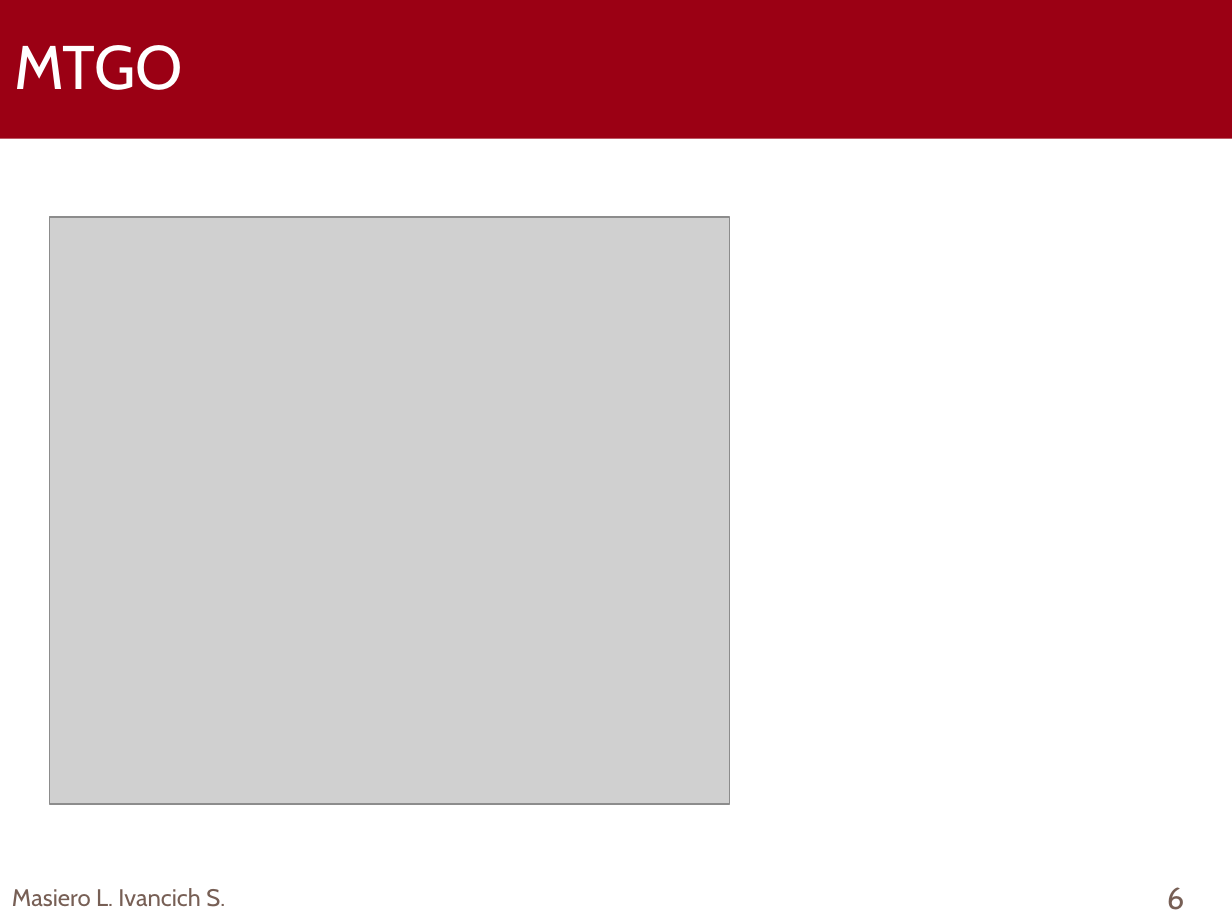
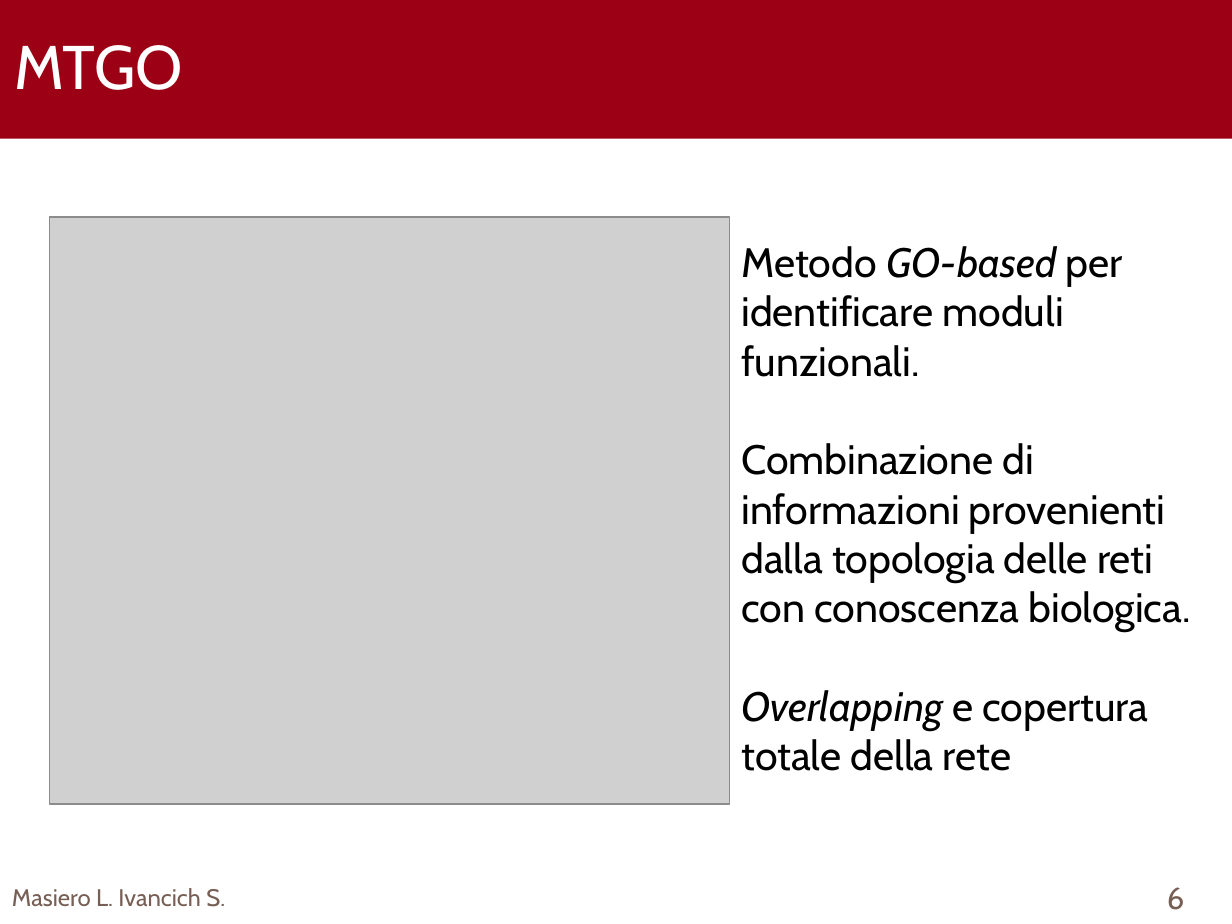
Before and after one commit to TyllanDrake/NetworkAlignment, a slide deck: slide 6 of Presentation/Presentation.pptx. Drawn at 1232x924 pixels with LibreOffice and Linux fonts; fonts in the diff are those of the drawing; grey boxes stand for pictures; background and template pictures are left out. Boxes give left, top, right and bottom in pixels: in the first picture for what was removed or moved away, otherwise in the second. Text is boxed around its words. In the diff, an @@ line names an element or a change of style, - is before the commit and + after.

```diff
--- a/Presentation/Presentation.pptx
+++ b/Presentation/Presentation.pptx
@@ text added at [741, 246, 1191, 771], 24 pt, text #000000 @@
+Metodo GO-based per identificare moduli funzionali.
+Combinazione di informazioni provenienti dalla topologia delle reti con conoscenza biologica.
+Overlapping e copertura totale della rete
```
Also in this commit, not shown: 3 other slides changed, 1 slide added.
